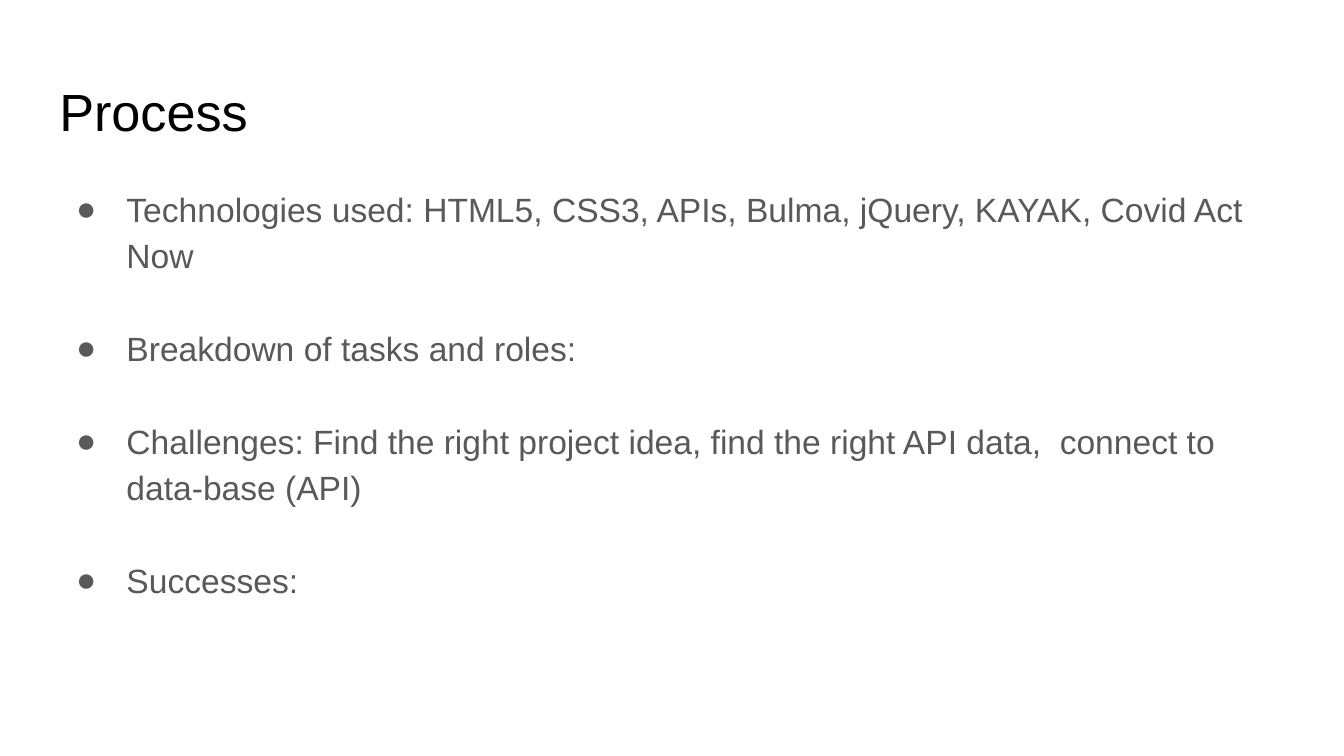
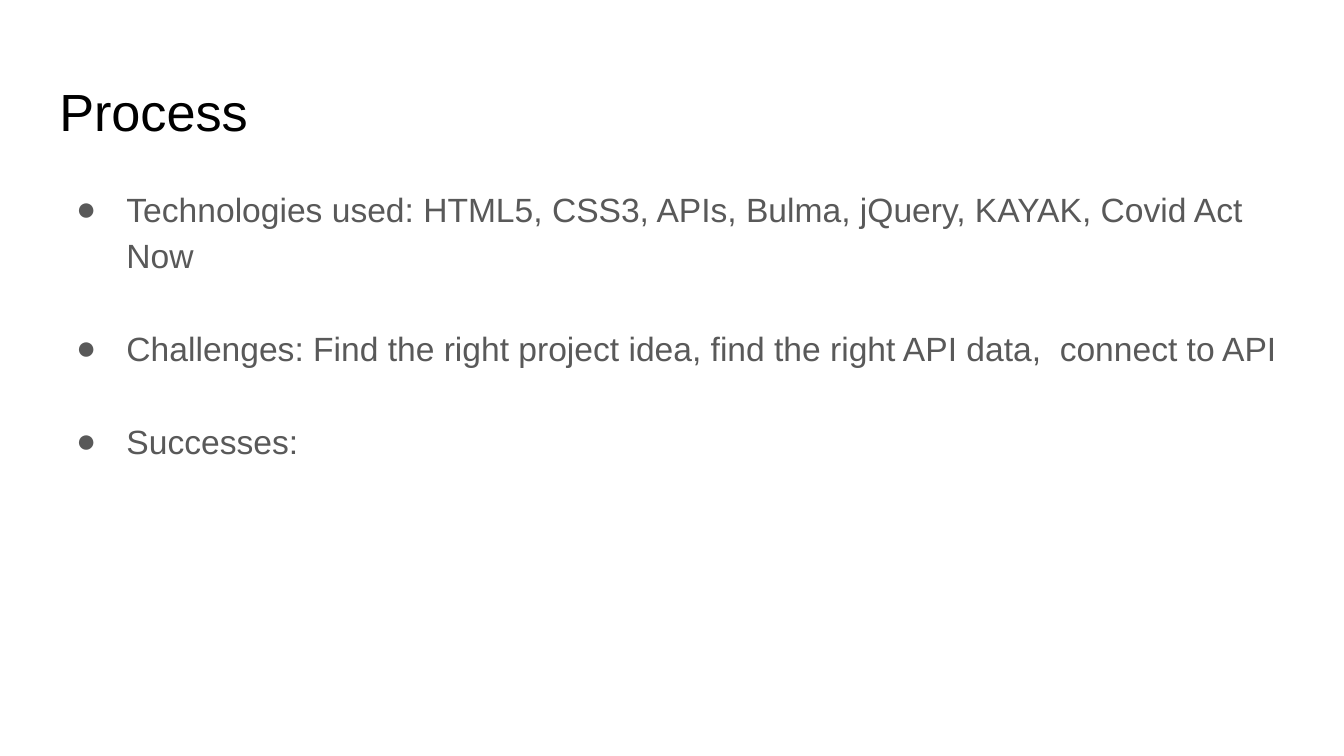
Before and after one commit to slspencer/Katuunko, a slide deck: slide 4 of project-presentation-template-original.pptx. Drawn at 1344x756 pixels with LibreOffice and Linux fonts; fonts in the diff are those of the drawing. Boxes give left, top, right and bottom in pixels: in the first picture for what was removed or moved away, otherwise in the second. Text is boxed around its words. In the diff, an @@ line names an element or a change of style, - is before the commit and + after.

```diff
--- a/project-presentation-template-original.pptx
+++ b/project-presentation-template-original.pptx
@@ text at (x1=126, y1=336, x2=1276, y2=367): text changed @@
-● Breakdown of tasks and roles:
-● Challenges: Find the right project idea, find the right API data, connect to data-base (API)
+● Challenges: Find the right project idea, find the right API data, connect to API
```
Also in this commit, not shown: 5 other slides changed, 2 other files.
